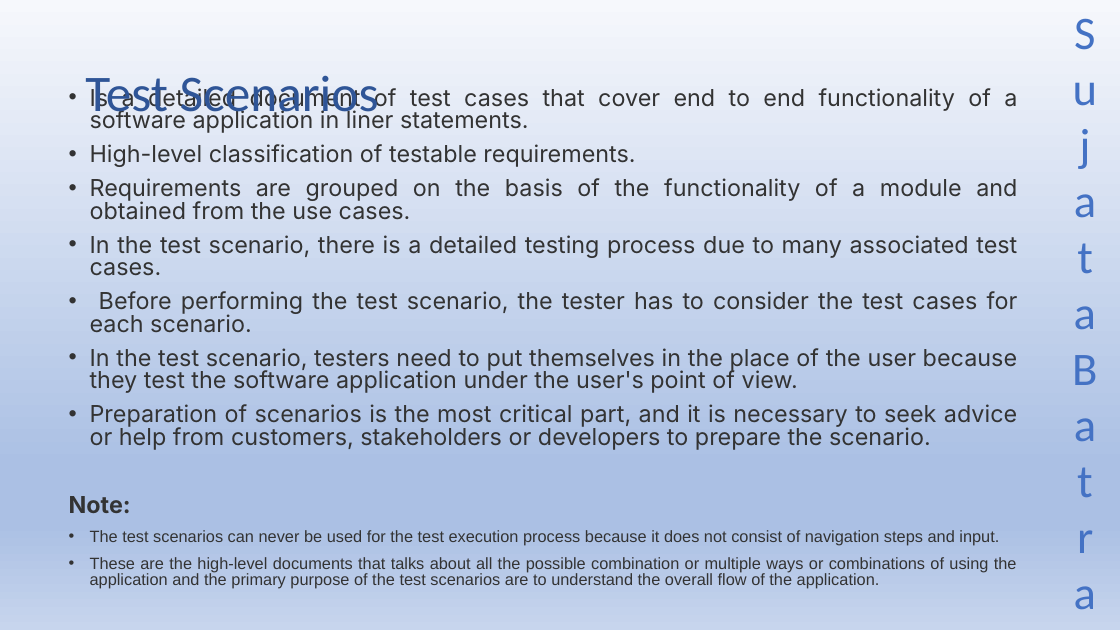
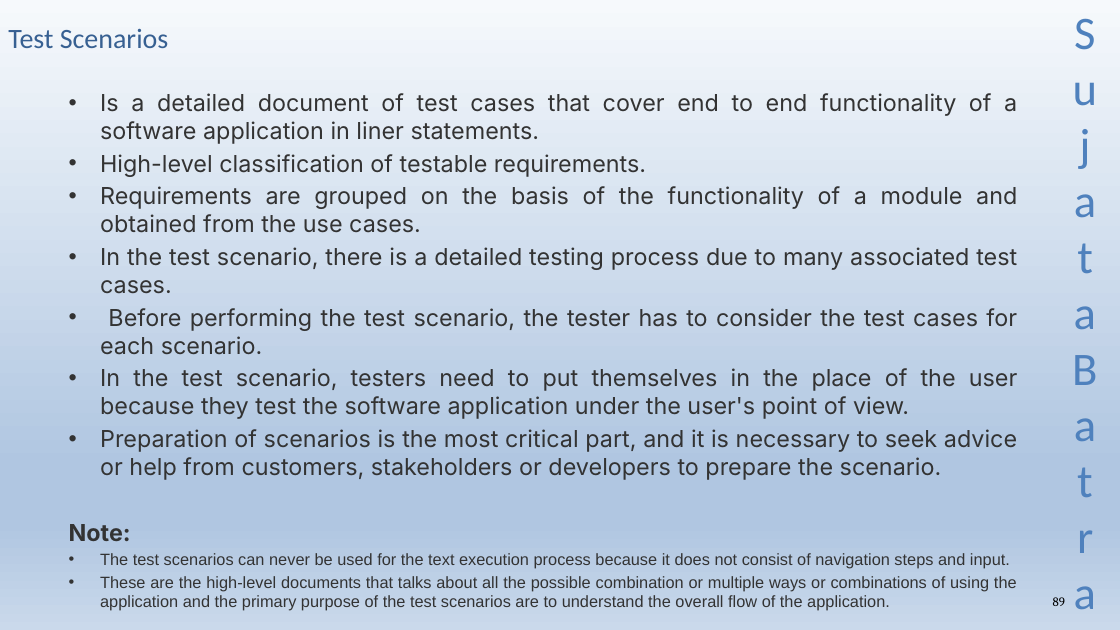
Before and after one commit to Sujatabatra/SapientNov2021QABatch, a slide deck: slide 89 of QA/QA Study Material.pptx (slide 88 before the commit). Drawn at 1120x630 pixels with LibreOffice and Linux fonts; fonts in the diff are those of the drawing. Boxes give left, top, right and bottom in pixels: in the first picture for what was removed or moved away, otherwise in the second. Text is boxed around its words. In the diff, an @@ line names an element or a change of style, - is before the commit and + after.

```diff
--- a/QA/QA Study Material.pptx
+++ b/QA/QA Study Material.pptx
@@ background gradient #F6F8FC to #ABC0E4 to #C7D5ED to gradient #F6F9FC to #B0C6E1 to #CAD9EB @@
@@ title "Test Scenarios": place and size @@
-title "Test Scenarios" at [85, 75, 379, 123]
+title "Test Scenarios" at [8, 29, 169, 48]
@@ title "Test Scenarios" at [8, 29, 169, 48]: size 44 to 24 pt, text colour #2F5597 to #376092; line spacing 0.9 to 1 @@
@@ text "Sujata Batra" at [1062, 0, 1109, 629]: text colour #4472C4 to #4F81BD @@
@@ text at [69, 93, 1018, 591]: indent changed; line spacing 0.8 to 1; less space between paragraphs @@
@@ text at [100, 553, 1010, 568]: text changed @@
-• The test scenarios can never be used for the test execution process because it does not consist of navigation steps and input.
+• The test scenarios can never be used for the text execution process because it does not consist of navigation steps and input.
@@ page number added at [1053, 597, 1065, 606], 11 pt, text #000000 @@
+89
```
Also in this commit, not shown: 102 other slides changed, 20 slides added.
